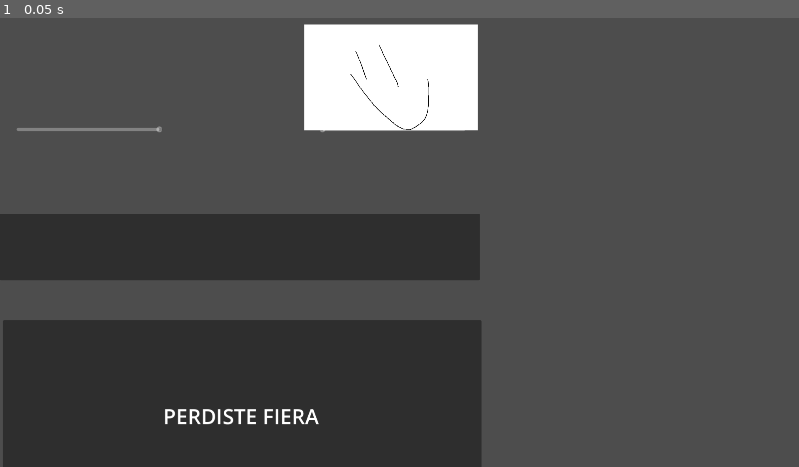
Above: before the commit, frame 1.
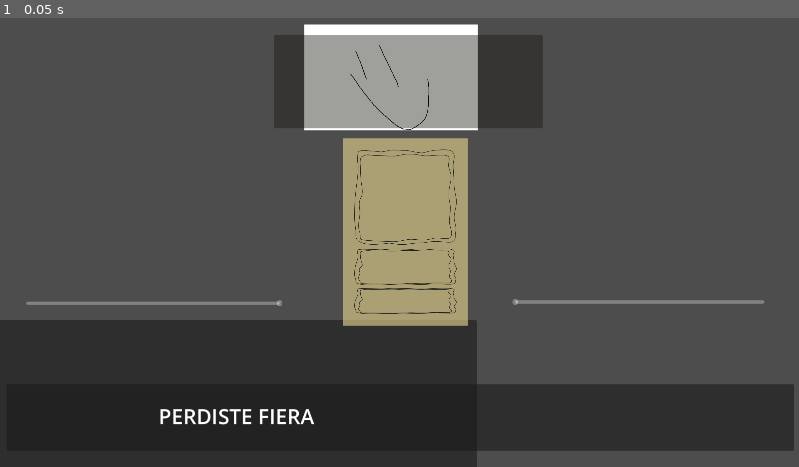
Above: after the commit, the same moment.

Repository: josediazerm/MakeMeLaugh
Game: Godot game, scene res://Scenes/GamePlayScene/game.tscn
The game is run twice, just before and just after one commit, with the same random seed, the same clock (stepped at 60 frames per second) and the same inputs. The project has no main scene, so this scene is started directly.
Inputs:
- Up to frame 1 (0.05 s): no input

The runs differ from the first frame. In frame 1, 27% of the frame differs, in the area x 0-100%, y 3-100%.
Error before the commit: Attempt to call function 'instantiate' in base 'null instance' on a null instance. (res://Scenes/Hand/hand_zone.gd:40)
Error after the commit: Parse Error: Identifier "bocadillo" not declared in the current scope. (res://Scenes/Hand/hand_zone.gd:47)

Commit message:
save work

Diff:
--- a/Make Me Laugh/Managers/Scripts/Enemy_Manager.gd
+++ b/Make Me Laugh/Managers/Scripts/Enemy_Manager.gd
@@ -5,6 +5,7 @@
 
 @export var deck_generator : Node2D
 @export var stats_generator : Node2D
+@export var bocadillo : Panel
 
 @export var sprite : Sprite2D
 
@@ -29,6 +30,7 @@
 	get_card_to_play()
 	var card_load = load(card_to_play)
 	var card_instance =  card_load.instantiate()
+	bocadillo.show_joke(card_instance.get_chiste_text(), card_instance.get_chiste_sprite())
 	health_manager.apply_damage(Constants.ENEMY_NAME, card_instance.get_chiste_type())
 
 func reset_hand():
--- a/Make Me Laugh/Managers/Scripts/HealthManager.gd
+++ b/Make Me Laugh/Managers/Scripts/HealthManager.gd
@@ -2,6 +2,7 @@
 
 @export var data_manager : Node2D
 @export var turn_manager : Node2D
+@export var bocadillo : Panel
 
 @onready var player_bar : HSlider = $PlayerHealth
 @onready var enemy_bar : HSlider = $EnemyHealth
@@ -20,7 +21,7 @@
 	player_stats = data_manager.get_player_stats()
 	enemy_stats = data_manager.get_enemy_stats()
 
-func apply_damage(damage_dealer : String, humor_type : String):
+func apply_damage(damage_dealer : String, humor_type : String, humor_sprite : String):
 	if damage_dealer == Constants.PLAYER_NAME:
 		apply_damage_to_enemy(humor_type)
 	else:
--- a/Make Me Laugh/Resource/card_parent/card.gd
+++ b/Make Me Laugh/Resource/card_parent/card.gd
@@ -43,7 +43,7 @@
 		if Input.is_action_just_released("Click"):
 			Global.is_dragging = false
 			if is_in_drop_zone:
-				get_parent().card_played(chiste_type)
+				get_parent().card_played(chiste_text, chiste_type, image_holder)
 			else:
 				var tween = get_tree().create_tween()
 				tween.tween_property(self, "global_position", initial_position, 0.4).set_ease(Tween.EASE_OUT)
@@ -51,3 +51,9 @@
 
 func get_chiste_type():
 	return chiste_type
+
+func get_chiste_text():
+	return chiste_text
+
+func get_chiste_sprite():
+	return image_holder
--- a/Make Me Laugh/Scenes/DropZone/DropZone.tscn
+++ b/Make Me Laugh/Scenes/DropZone/DropZone.tscn
@@ -3,16 +3,16 @@
 [ext_resource type="Script" path="res://Scenes/DropZone/DropZone.gd" id="1_gulqc"]
 
 [sub_resource type="RectangleShape2D" id="RectangleShape2D_qy2xk"]
-size = Vector2(225, 262)
+size = Vector2(356, 461)
 
 [node name="DropZone" type="StaticBody2D" groups=["dropable"]]
 position = Vector2(-64, -64)
 script = ExtResource("1_gulqc")
 
 [node name="CollisionShape2D" type="CollisionShape2D" parent="." groups=["dropable"]]
-position = Vector2(113.5, 132)
+position = Vector2(179, 231.5)
 shape = SubResource("RectangleShape2D_qy2xk")
 
 [node name="ColorRect" type="ColorRect" parent="." groups=["dropable"]]
-offset_right = 226.0
-offset_bottom = 263.0
+offset_right = 362.0
+offset_bottom = 470.0
--- /dev/null
+++ b/Make Me Laugh/Scenes/GamePlayScene/Bocadillo.gd
@@ -0,0 +1,17 @@
+extends Panel
+
+@export var chiste_text : Label
+@export var chiste_image : Sprite2D
+@export var timer : Timer
+
+func show_joke(text : String, image : Sprite2D):
+	visible = true
+	chiste_text.text = text
+	chiste_image = image
+	timer.start()
+
+func hide_joke():
+	visible = false
+
+func _on_timer_timeout():
+	hide_joke()
--- a/Make Me Laugh/Scenes/GamePlayScene/game.gd
+++ b/Make Me Laugh/Scenes/GamePlayScene/game.gd
@@ -26,7 +26,6 @@
 	enemy_manager.generate_stats()
 	enemy_manager.place_sprite()
 
-
 func _ready():
 	reset_panels()
 	reset_hands()
@@ -46,8 +45,7 @@
 		get_tree().change_scene_to_file(Constants.WIN_SCENE)
 
 func _on_menu_pressed():
-	pass # Replace with function body.
-
+	get_tree().change_scene_to_file(Constants.MAIN_MENU_SCENE)
 
 func _on_retry_pressed():
 	reset_panels()
--- a/Make Me Laugh/Scenes/GamePlayScene/game.tscn
+++ b/Make Me Laugh/Scenes/GamePlayScene/game.tscn
@@ -7,6 +7,8 @@
 [ext_resource type="PackedScene" uid="uid://dc1o66ugagc8r" path="res://Managers/Scenes/TurnManager.tscn" id="4_h8hs1"]
 [ext_resource type="PackedScene" uid="uid://dpbs2ttsrvhhj" path="res://Managers/Scenes/HealthManager.tscn" id="5_vlj0t"]
 [ext_resource type="PackedScene" uid="uid://c8ys4ijomtkaf" path="res://Managers/Scenes/Enemy_Manager.tscn" id="6_3una5"]
+[ext_resource type="Script" path="res://Scenes/GamePlayScene/Bocadillo.gd" id="8_6og7k"]
+[ext_resource type="Texture2D" uid="uid://h175f5i4y4pr" path="res://Sprites/Cards/Absurdo_1.png" id="8_mlk3a"]
 
 [node name="Game" type="Node2D" node_paths=PackedStringArray("player_hand", "enemy_manager", "win_panel", "lose_panel", "health_manager", "turn_manager")]
 script = ExtResource("1_p45ht")
@@ -18,8 +20,10 @@
 turn_manager = NodePath("TurnManager")
 
 [node name="HandZone" parent="." node_paths=PackedStringArray("data_manager", "turn_manager", "health_manager") instance=ExtResource("1_bmj1h")]
-offset_top = 471.0
-offset_bottom = 631.0
+offset_left = 16.0
+offset_top = 881.0
+offset_right = 1908.0
+offset_bottom = 1041.0
 data_manager = NodePath("../DataManager")
 turn_manager = NodePath("../TurnManager")
 health_manager = NodePath("../HealthManager")
@@ -27,7 +31,7 @@
 [node name="DataManager" parent="." instance=ExtResource("2_cxhq2")]
 
 [node name="DropZone" parent="." instance=ExtResource("3_qh4u3")]
-position = Vector2(471, 19)
+position = Vector2(794, 278)
 
 [node name="TurnManager" parent="." node_paths=PackedStringArray("data_manager", "health_manager", "enemy_manager", "hand_zone", "win_panel", "lose_panel") instance=ExtResource("4_h8hs1")]
 data_manager = NodePath("../DataManager")
@@ -38,24 +42,25 @@
 lose_panel = NodePath("../LosePanel")
 
 [node name="HealthManager" parent="." node_paths=PackedStringArray("data_manager", "turn_manager") instance=ExtResource("5_vlj0t")]
+position = Vector2(23, 403)
 data_manager = NodePath("../DataManager")
 turn_manager = NodePath("../TurnManager")
 
 [node name="PlayerHealth" type="HSlider" parent="HealthManager"]
 offset_left = 40.0
 offset_top = 260.0
-offset_right = 391.0
-offset_bottom = 276.0
+offset_right = 657.0
+offset_bottom = 307.0
 max_value = 10.0
 value = 10.0
 editable = false
 scrollable = false
 
 [node name="EnemyHealth" type="HSlider" parent="HealthManager"]
-offset_left = 1118.0
-offset_top = 276.0
-offset_right = 1469.0
-offset_bottom = 292.0
+offset_left = 1814.0
+offset_top = 288.0
+offset_right = 2421.0
+offset_bottom = 304.0
 rotation = 3.14159
 max_value = 10.0
 value = 10.0
@@ -93,10 +98,10 @@
 text = "Siguiente"
 
 [node name="LosePanel" type="Panel" parent="."]
-offset_left = 7.0
-offset_top = 727.0
-offset_right = 1157.0
-offset_bottom = 1312.0
+offset_left = -4.0
+offset_top = 1151.0
+offset_right = 1146.0
+offset_bottom = 1736.0
 
 [node name="Label" type="Label" parent="LosePanel"]
 layout_mode = 0
@@ -131,6 +136,33 @@
 position = Vector2(940, 143)
 scale = Vector2(0.5, 0.5)
 
+[node name="Bocadillo" type="Panel" parent="." node_paths=PackedStringArray("chiste_text", "chiste_image", "timer")]
+modulate = Color(0.839216, 0.780392, 0.529412, 0.682353)
+offset_left = 658.0
+offset_top = 41.0
+offset_right = 1304.0
+offset_bottom = 265.0
+script = ExtResource("8_6og7k")
+chiste_text = NodePath("BocadilloLabel")
+chiste_image = NodePath("BocadilloPicture")
+timer = NodePath("Timer")
+
+[node name="BocadilloLabel" type="Label" parent="Bocadillo"]
+layout_mode = 0
+offset_left = 16.0
+offset_top = 17.0
+offset_right = 629.0
+offset_bottom = 207.0
+
+[node name="BocadilloPicture" type="Sprite2D" parent="Bocadillo"]
+position = Vector2(316, 474)
+scale = Vector2(0.5, 0.5)
+texture = ExtResource("8_mlk3a")
+
+[node name="Timer" type="Timer" parent="Bocadillo"]
+one_shot = true
+
 [connection signal="pressed" from="WinPanel/next" to="." method="_on_next_pressed"]
 [connection signal="pressed" from="LosePanel/menu" to="." method="_on_menu_pressed"]
 [connection signal="pressed" from="LosePanel/retry" to="." method="_on_retry_pressed"]
+[connection signal="timeout" from="Bocadillo/Timer" to="Bocadillo" method="_on_timer_timeout"]
--- a/Make Me Laugh/Scenes/Hand/hand_zone.gd
+++ b/Make Me Laugh/Scenes/Hand/hand_zone.gd
@@ -43,8 +43,9 @@
 		card_index += 1
 
 
-func card_played(card_humor_type):
-	health_manager.apply_damage(Constants.PLAYER_NAME, card_humor_type.text)
+func card_played(chiste_text, chiste_type, image_holder):
+	bocadillo.show_joke(chiste_text, image_holder)
+	health_manager.apply_damage(Constants.PLAYER_NAME, chiste_type.text)
 
 func destroy_hand():
 	for child in get_children():
--- a/Make Me Laugh/save_data.tres
+++ b/Make Me Laugh/save_data.tres
@@ -1,4 +1,4 @@
-[gd_resource type="Resource" script_class="SaveSystem" load_steps=2 format=3]
+[gd_resource type="Resource" script_class="SaveSystem" load_steps=2 format=3 uid="uid://cxtu61dmtsli7"]
 
 [ext_resource type="Script" path="res://Resource/SaveSystem/savesystem.gd" id="1_u3wv7"]
 
Not shown: 1 places in Make Me Laugh/Scenes/GamePlayScene/game.tscn that only renumber resources
